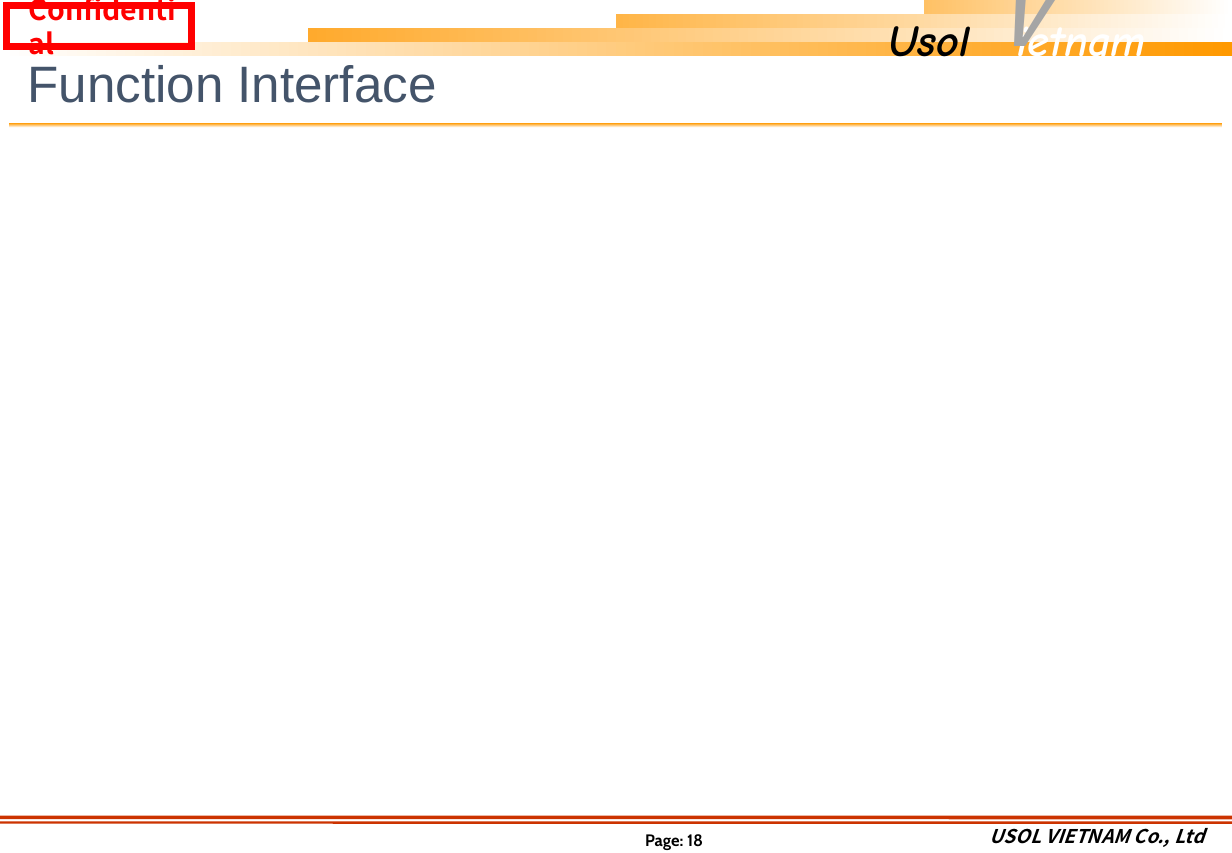
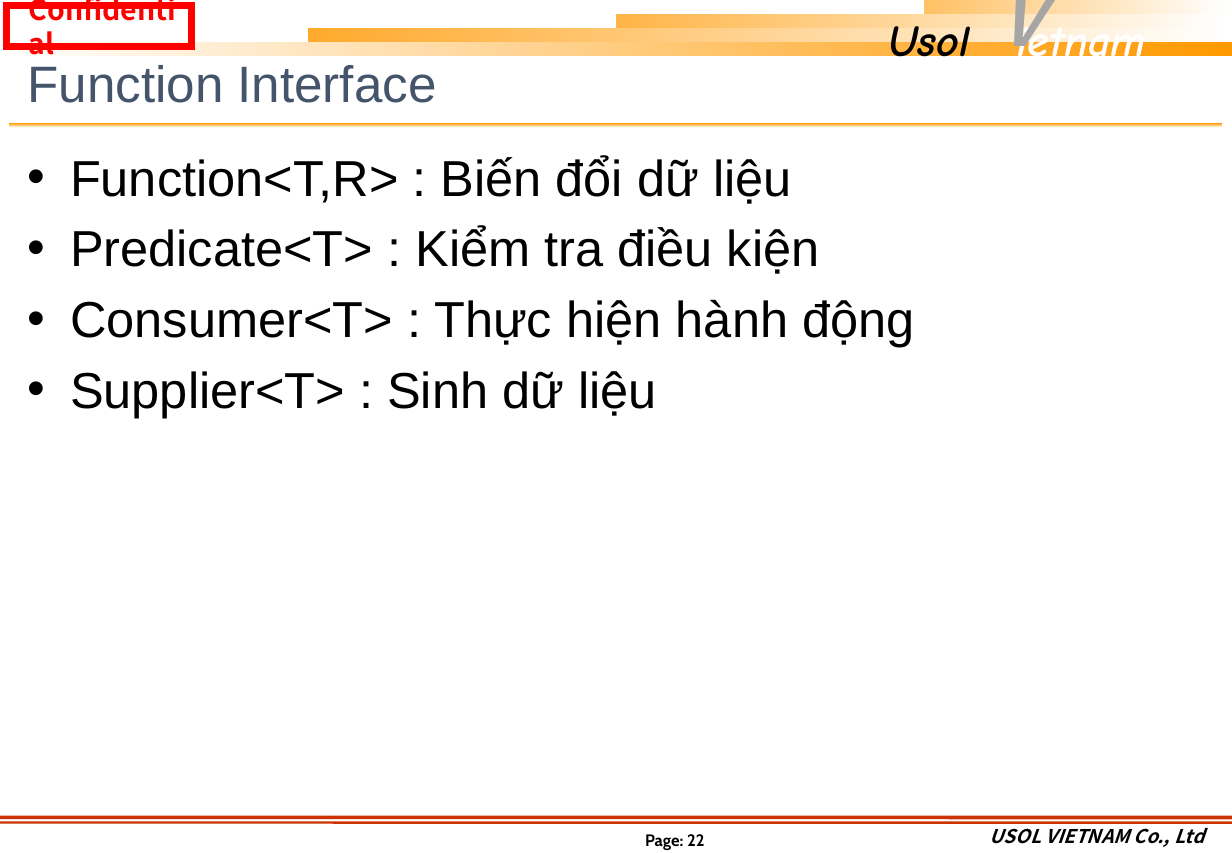
Before and after one commit to khuongmaingoc/javaDoc, a slide deck: slide 22 of Java_Week11_LE.pptx (slide 18 before the commit). Drawn at 1232x853 pixels with LibreOffice and Linux fonts; fonts in the diff are those of the drawing; background and template pictures are left out. Boxes give left, top, right and bottom in pixels: in the first picture for what was removed or moved away, otherwise in the second. Text is boxed around its words. In the diff, an @@ line names an element or a change of style, - is before the commit and + after.

```diff
--- a/Java_Week11_LE.pptx
+++ b/Java_Week11_LE.pptx
@@ text added at (70, 155, 914, 418), 32 pt, text #000000 @@
+• Function<T,R> : Biến đổi dữ liệu
+• Predicate<T> : Kiểm tra điều kiện
+• Consumer<T> : Thực hiện hành động
+• Supplier<T> : Sinh dữ liệu
@@ page number at (645, 834, 704, 850): text changed @@
-Page: 18
+Page: 22
```
Also in this commit, not shown: 4 slides added.
